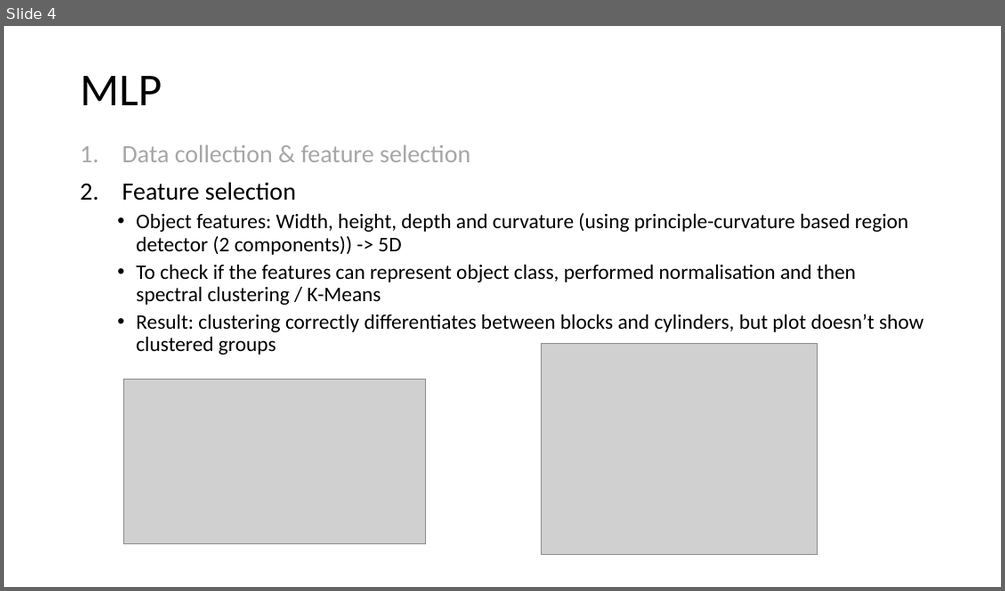
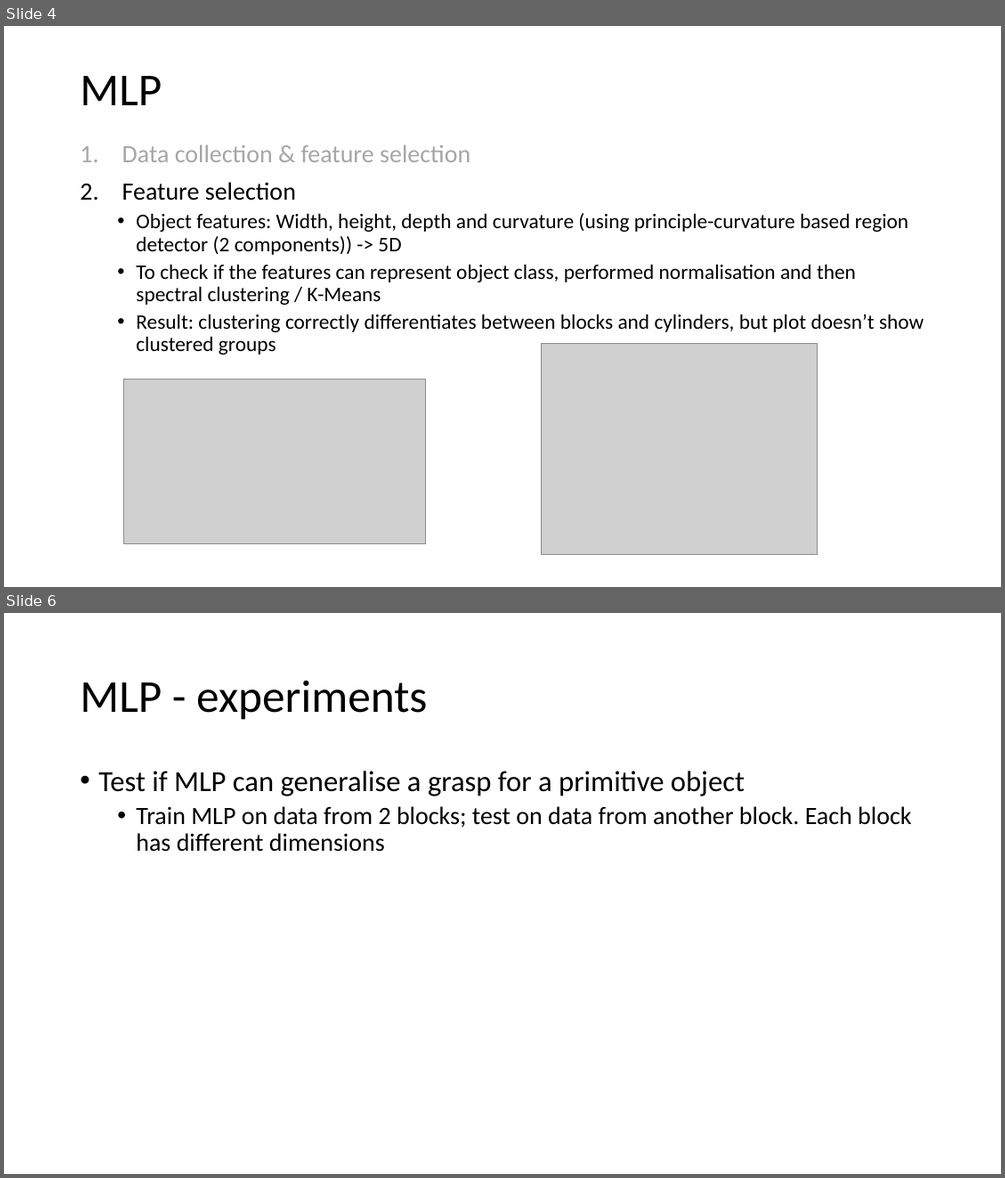
Before and after one commit to jhtkoo0426/UCL-FYP, a slide deck: docs/Resources/Slides/SML Meeting 5 (March 21, 2023).pptx. Shown one above the other, each under a label of ours: slide 4 before the commit, slides 4 and 6 after it; the slides between them are not shown. The pictures are 1005x591 and 1005x1178 pixels, drawn with LibreOffice and Linux fonts; fonts in the diff are those of the drawing; grey boxes stand for pictures. Boxes give left, top, right and bottom in pixels: in the first picture for what was removed or moved away, otherwise in the second. Text is boxed around its words. In the diff, an @@ line names an element or a change of style, - is before the commit and + after.

```diff
--- a/docs/Resources/Slides/SML Meeting 5 (March 21, 2023).pptx
+++ b/docs/Resources/Slides/SML Meeting 5 (March 21, 2023).pptx
@@ slide 6 added at box(4, 613, 1001, 1174), background #FFFFFF @@
@@ title added at box(80, 680, 427, 720), 44 pt, text #000000 @@
+MLP - experiments
@@ text added at box(98, 771, 911, 852), 24 pt, text #000000 @@
+• Test if MLP can generalise a grasp for a primitive object
+  • Train MLP on data from 2 blocks; test on data from another block. Each block has different dimensions
```
Also in this commit, not shown: 2 slides changed, 1 other slide added.
